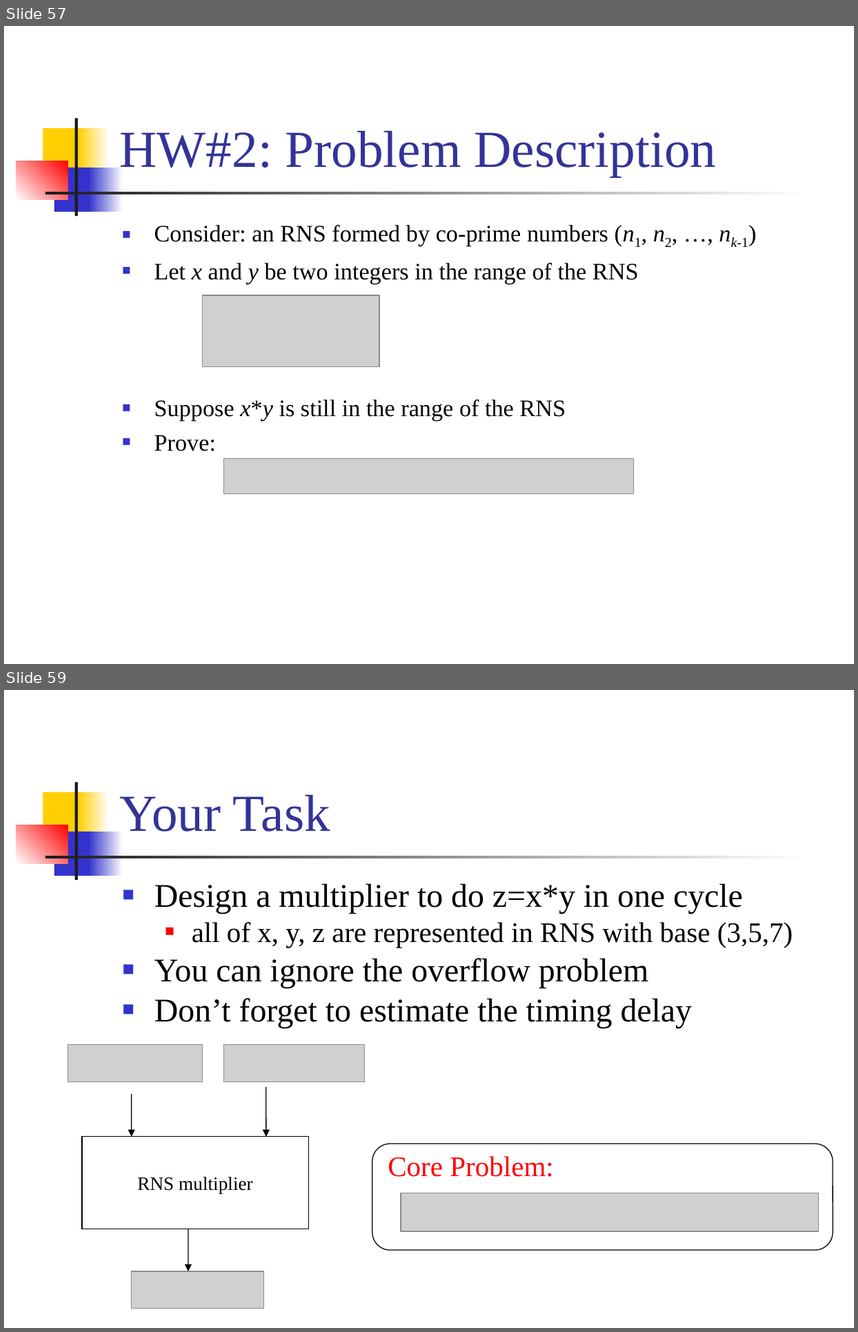
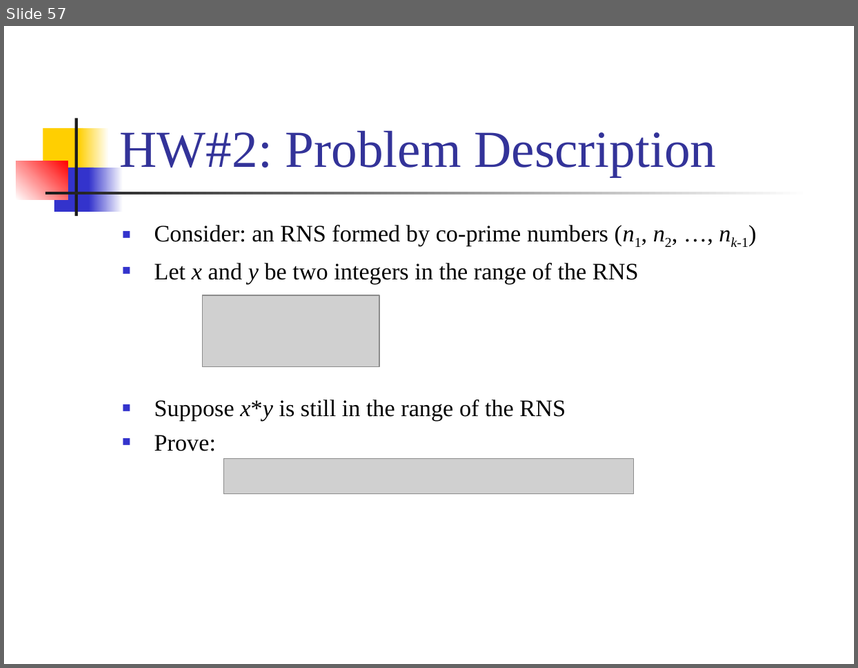
Before and after one commit to CGUSystemCourses/CompArith-2016, a slide deck: Lectures/lec03-numb_syst/lec03e-residue_numb_syst.ppt. Shown one above the other, each under a label of ours: slides 57 and 59 before the commit, slide 57 after it; the slides between them are not shown. The pictures are 858x1332 and 858x668 pixels, drawn with LibreOffice and Linux fonts; fonts in the diff are those of the drawing; grey boxes stand for pictures. Boxes give left, top, right and bottom in pixels: in the first picture for what was removed or moved away, otherwise in the second. Text is boxed around its words. In the diff, an @@ line names an element or a change of style, - is before the commit and + after.

```diff
--- a/Lectures/lec03-numb_syst/lec03e-residue_numb_syst.ppt
+++ b/Lectures/lec03-numb_syst/lec03e-residue_numb_syst.ppt
@@ slide 59 removed at [4,690,854,1328], background #FFFFFF; not listed: 7 template elements that a slide beside it also shows @@
@@ title removed at [119,794,330,831] @@
-Your Task
@@ text removed at [154,883,793,1028] @@
-■ Design a multiplier to do z=x*y in one cycle
-  ■ all of x, y, z are represented in RNS with base (3,5,7)
-■ You can ignore the overflow problem
-■ Don’t forget to estimate the timing delay
@@ rounded rectangle removed at [372,1143,833,1250] @@
@@ text removed at [388,1156,554,1176] @@
-Core Problem:
@@ picture removed at [401,1193,819,1232] @@
@@ group removed at [67,1045,364,1308]: 3 arrows, 3 pictures, 1 rectangle @@
-RNS multiplier
```
Also in this commit, not shown: 2 other slides removed, 2 other files.
